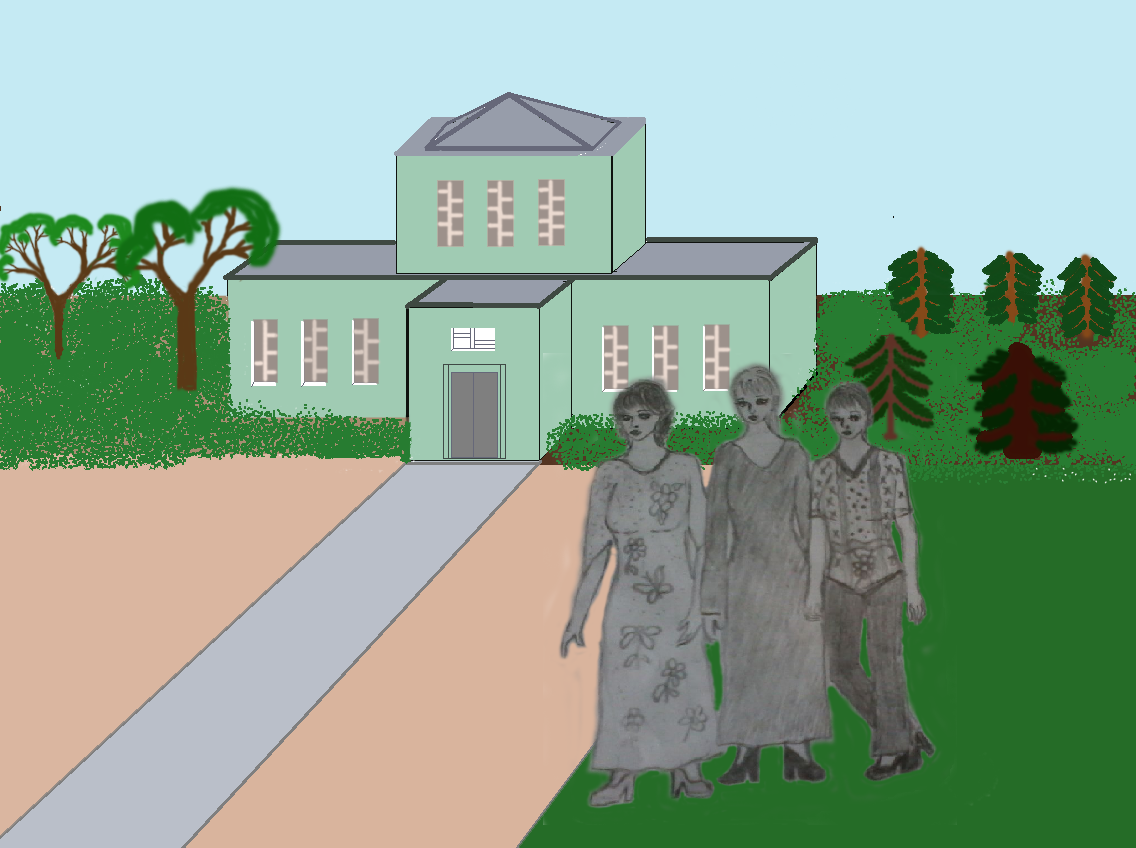
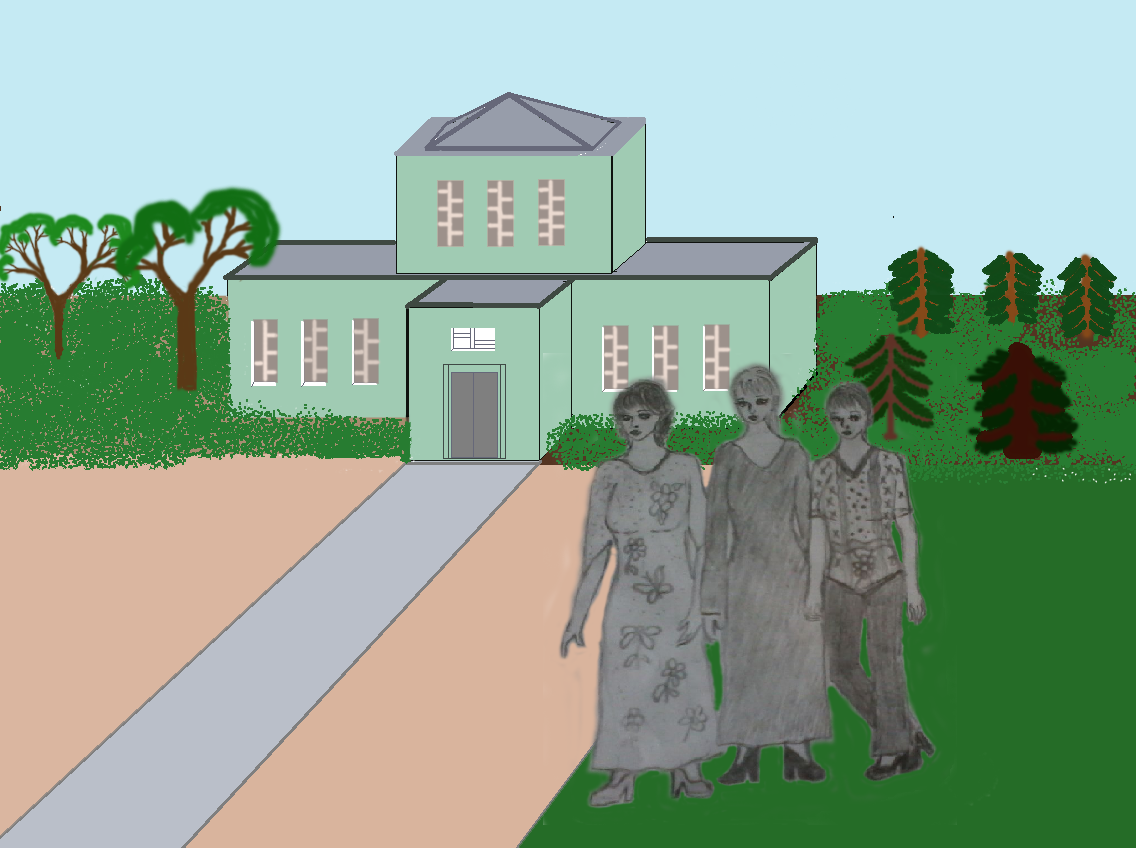
Layer changes from the first 1136px x 848px image to the second:
painted on "Слой 2" over [895, 248, 950, 335]
